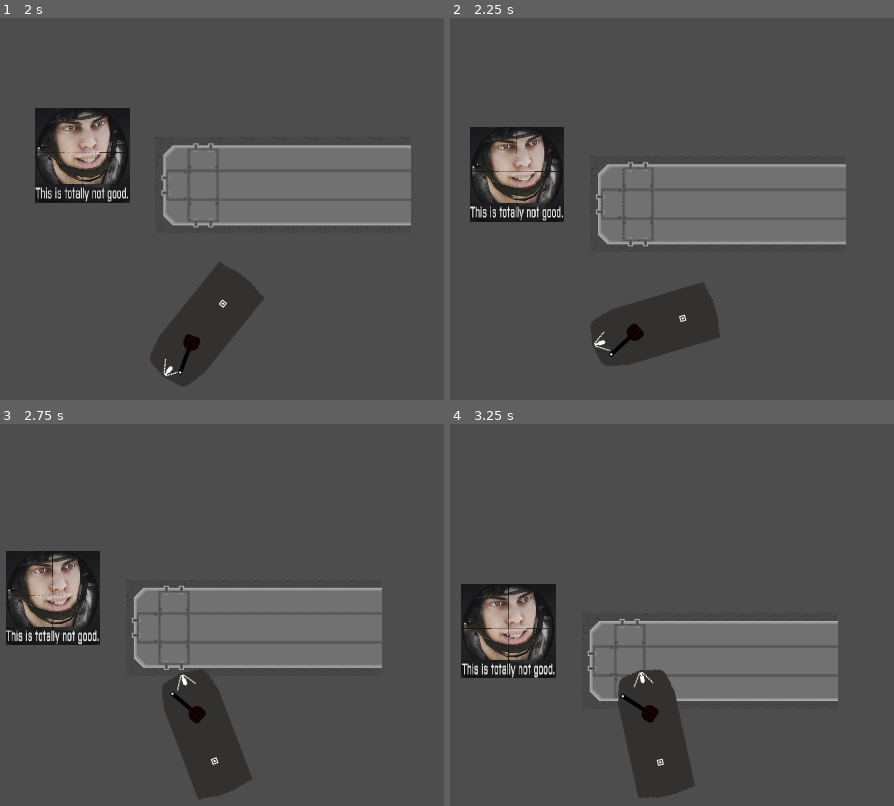
Above: before the commit, frames 1-4 (two rows, left to right).
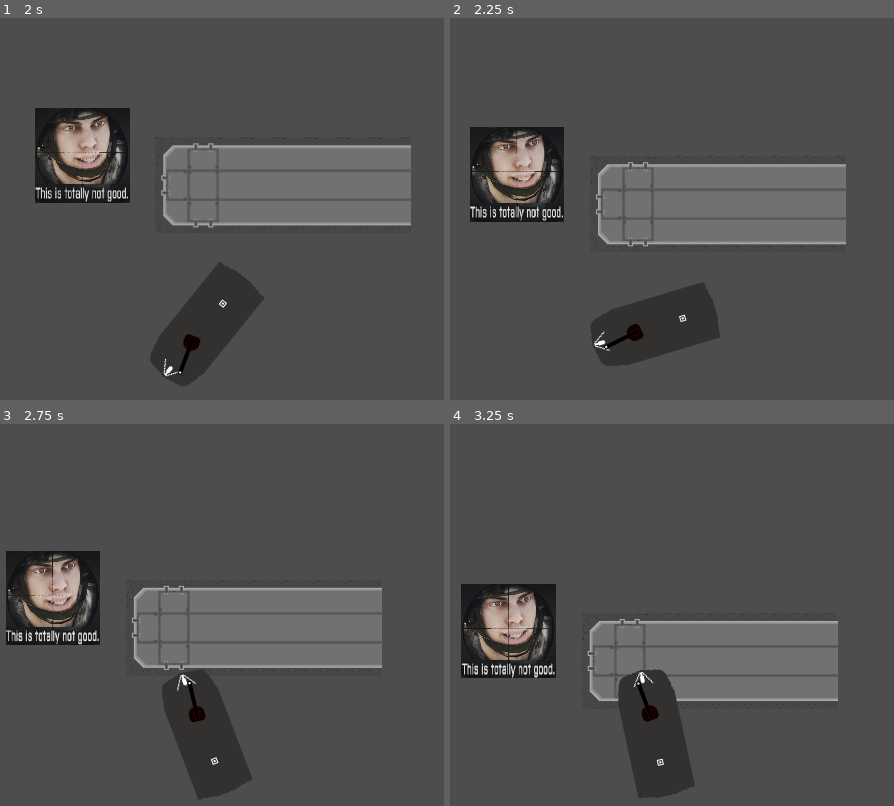
Above: after the commit, the same moments.

Repository: CatWizard47/WormGame
Game: Godot game, scene res://Scenes/main_test_thingy.tscn
Same seed, same stepped clock (60 frames per second), same inputs: the game is played once before the commit and once after it. Before the commit the project starts from res://main_test_thingy.tscn.
Inputs (mouse positions are in pixels of both pictures, inside the frame that each line leads up to):
- Up to frame 1 (2 s): move the mouse to (310, 289) at 0.52 s; press the mouse at (310, 289) at 0.53 s; hold D (move_right) 0.53-1.28 s; move the mouse to (106, 361) at 1.27 s; release the mouse at (106, 361) at 1.28 s; hold S (move_backward) from 1.28 s (still down); click (106, 361) at 1.35 s
- Up to frame 2 (2.25 s): move the mouse to (703, 166) at 2.02 s; release S (move_backward) at 2.03 s; press the mouse at (703, 166) at 2.03 s; hold D (move_right) from 2.03 s (still down)
- Up to frame 3 (2.75 s): keep holding D (move_right)
- Up to frame 4 (3.25 s): move the mouse to (outside the picture) at 2.77 s; release D (move_right) at 2.78 s; release the mouse at (outside the picture) at 2.78 s; hold W (move_forward) from 2.78 s (still down); click (outside the picture) at 2.85 s

Frame 1 is identical in both runs. In frame 2, 0.1% of the frame differs, in the area x 34-44%, y 80-89%; in frame 3, 0.2%, in the area x 38-47%, y 67-79%; in frame 4, 0.2%.

Commit message:
fixed wrong err in turret tracking, placed all player steering into a separate func

Diff:
--- a/main_test_thingy.tscn
+++ b/Scenes/main_test_thingy.tscn
@@ -1,8 +1,8 @@
 [gd_scene format=4 uid="uid://cguedbnnbe6xm"]
 
-[ext_resource type="PackedScene" uid="uid://b82ds00m4tjr2" path="res://player.tscn" id="1_dmddy"]
-[ext_resource type="Texture2D" uid="uid://0onp0vfkh7ua" path="res://1569567959007.jpg" id="2_7mw3d"]
-[ext_resource type="Texture2D" uid="uid://c7sb78wrd73ny" path="res://Tile_test.png" id="3_j1uhe"]
+[ext_resource type="Texture2D" uid="uid://0onp0vfkh7ua" path="res://1569567959007.jpg" id="1_2ipxj"]
+[ext_resource type="PackedScene" uid="uid://b82ds00m4tjr2" path="res://Scenes/player.tscn" id="2_4ogdj"]
+[ext_resource type="Texture2D" uid="uid://c7sb78wrd73ny" path="res://Resources/TileSets/Tile_test.png" id="3_2ipxj"]
 
 [sub_resource type="RectangleShape2D" id="RectangleShape2D_gft63"]
 size = Vector2(675.4075, 653.5239)
@@ -24,7 +24,7 @@
 b = Vector2(481, 721)
 
 [sub_resource type="TileSetAtlasSource" id="TileSetAtlasSource_ty0pc"]
-texture = ExtResource("3_j1uhe")
+texture = ExtResource("3_2ipxj")
 margins = Vector2i(1, 0)
 texture_region_size = Vector2i(32, 32)
 2:1/0 = 0
@@ -87,7 +87,7 @@
 [node name="CollisionShape2D4" type="CollisionShape2D" parent="StaticBody2D2" unique_id=1082226766]
 shape = SubResource("SegmentShape2D_ty0pc")
 
-[node name="Player" parent="." unique_id=399082900 instance=ExtResource("1_dmddy")]
+[node name="Player" parent="." unique_id=399082900 instance=ExtResource("2_4ogdj")]
 visibility_layer = 3
 z_index = 1
 position = Vector2(240, 359)
--- a/player.tscn
+++ b/Scenes/player.tscn
@@ -1,8 +1,8 @@
 [gd_scene format=3 uid="uid://b82ds00m4tjr2"]
 
-[ext_resource type="Script" uid="uid://m4n14id8pcxq" path="res://player.gd" id="1_4flbx"]
-[ext_resource type="Texture2D" uid="uid://dxl8likyr37n8" path="res://hull_test.png" id="2_onrkg"]
-[ext_resource type="PackedScene" uid="uid://bkhtrtgemtxcv" path="res://player_main_turret.tscn" id="3_i3pqv"]
+[ext_resource type="Script" uid="uid://m4n14id8pcxq" path="res://scripts/player.gd" id="1_6t5aa"]
+[ext_resource type="Texture2D" uid="uid://dxl8likyr37n8" path="res://Resources/Hulls/hull_test.png" id="2_onrkg"]
+[ext_resource type="PackedScene" uid="uid://bkhtrtgemtxcv" path="res://Scenes/player_main_turret.tscn" id="3_i3pqv"]
 
 [sub_resource type="RectangleShape2D" id="RectangleShape2D_onrkg"]
 size = Vector2(127, 58)
@@ -20,7 +20,7 @@
 
 [node name="Player" type="RigidBody2D" unique_id=87806676]
 collision_mask = 6
-script = ExtResource("1_4flbx")
+script = ExtResource("1_6t5aa")
 max_velocity = 100
 
 [node name="CollisionShape2D" type="CollisionShape2D" parent="." unique_id=743409537]
--- a/player_main_turret.tscn
+++ b/Scenes/player_main_turret.tscn
@@ -1,8 +1,8 @@
 [gd_scene format=3 uid="uid://bkhtrtgemtxcv"]
 
-[ext_resource type="Script" uid="uid://nohwwevcrjud" path="res://player_main_turret.gd" id="1_ugf5t"]
-[ext_resource type="Texture2D" uid="uid://dx1ixm2nc617e" path="res://Turret_test.png" id="2_qktiv"]
-[ext_resource type="Texture2D" uid="uid://fstf5teixiud" path="res://GUN_test.png" id="3_axrt5"]
+[ext_resource type="Script" uid="uid://nohwwevcrjud" path="res://scripts/player_main_turret.gd" id="1_ugf5t"]
+[ext_resource type="Texture2D" uid="uid://dx1ixm2nc617e" path="res://Resources/Turrets/Turret_test.png" id="2_qktiv"]
+[ext_resource type="Texture2D" uid="uid://fstf5teixiud" path="res://Resources/Weapons/GUN_test.png" id="3_axrt5"]
 
 [node name="player_main_turret" type="Marker2D" unique_id=980375679]
 position = Vector2(215, 253)
--- a/player.gd
+++ b/scripts/player.gd
@@ -20,8 +20,7 @@
 	get_node("CollisionShape2D").disabled = false
 
 
-# Called every frame. 'delta' is the elapsed time since the previous frame.
-func _process(delta: float) -> void:
+func _movement(delta: float) -> void:
 	if Input.is_action_pressed("move_right"):
 		rotation_direction += 0.05
 		if rotation_direction >= 2*PI:
@@ -53,4 +52,9 @@
 	rotation = rotation_direction
 	move_and_collide(velocity * delta)
 	get_node("player_main_turret").main_body_rotation=rotation_direction
+
+
+# Called every frame. 'delta' is the elapsed time since the previous frame.
+func _process(delta: float) -> void:
+	_movement(delta)
 	#print("position = ",position, " velocity = ", velocity.length(), "speed = ", engine_power)
--- a/player_main_turret.gd
+++ b/scripts/player_main_turret.gd
@@ -3,7 +3,7 @@
 var mouse_position: Vector2
 var desired_rotation: float
 @export var rotation_speed : float = 0.01
-@export var start_rotation_radian: float # is offset by -PI/2 for some reason since rot:0deg = right #
+@export var start_rotation_radian: float = 0 # is offset by -PI/2 for some reason since rot:0deg = right #
 @export var accuracy_margin_radian: float = 0.01
 var main_body_rotation: float
 var relative_position: float
@@ -19,15 +19,13 @@
 	mouse_position = get_global_mouse_position()
 	if Input.is_action_pressed("M1_clicked"):
 		print("Shootat:")
-	#turret is inverted atm,
 	desired_rotation = atan2( (mouse_position - global_position).y , (mouse_position - global_position).x)
 	if  abs(global_rotation - desired_rotation) > accuracy_margin_radian:
-		if desired_rotation - global_rotation  > 0 and desired_rotation - global_rotation < PI:
-			print("A")
+		if desired_rotation - global_rotation  > 0 and desired_rotation - global_rotation < PI or desired_rotation - global_rotation < -PI:
 			global_rotation += rotation_speed
+			print("cond = ", desired_rotation - global_rotation, "  desired = " ,desired_rotation)
 		else:
 			global_rotation -=rotation_speed
-			print("B")
+			print("cond = ", desired_rotation - global_rotation, "  desired = " ,desired_rotation)
 	else:
 		global_rotation = desired_rotation
-	print("cond = ", desired_rotation - global_rotation, "  desired" ,desired_rotation)
Renamed: Test_sprite.png -> Resources/Hulls/Test_sprite.png
Not shown, changed: Resources/Hulls/Test_sprite.png.import
Renamed: hull_test.png -> Resources/Hulls/hull_test.png
Not shown, changed: Resources/Hulls/hull_test.png.import
Renamed: Tile_test.png -> Resources/TileSets/Tile_test.png
Not shown, changed: Resources/TileSets/Tile_test.png.import
Renamed: Turret_test.png -> Resources/Turrets/Turret_test.png
Not shown, changed: Resources/Turrets/Turret_test.png.import
Renamed: GUN_test.png -> Resources/Weapons/GUN_test.png
Not shown, changed: Resources/Weapons/GUN_test.png.import
Not shown: 1 places in Scenes/main_test_thingy.tscn that only renumber resources
Renamed: player.gd.uid -> scripts/player.gd.uid
(and 1 more such lines)
